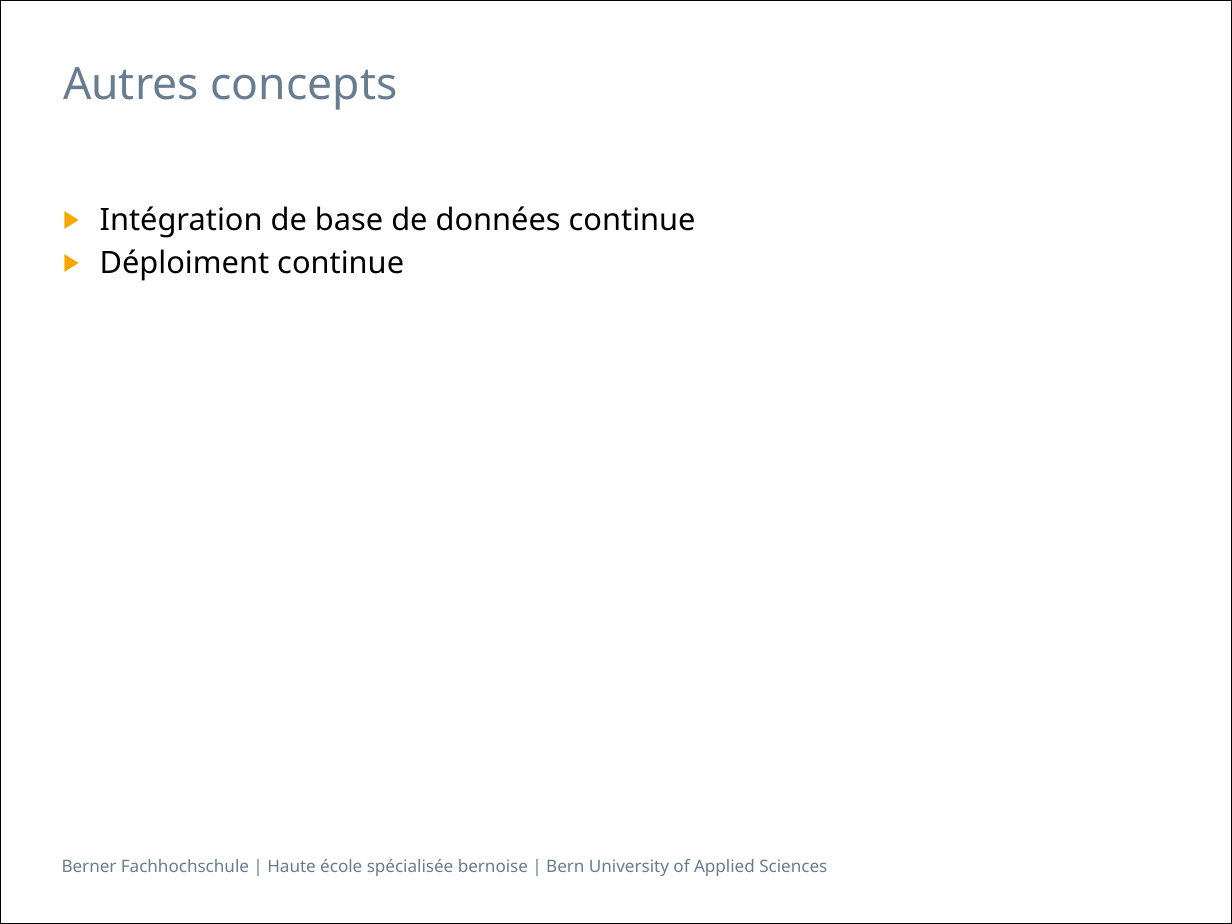
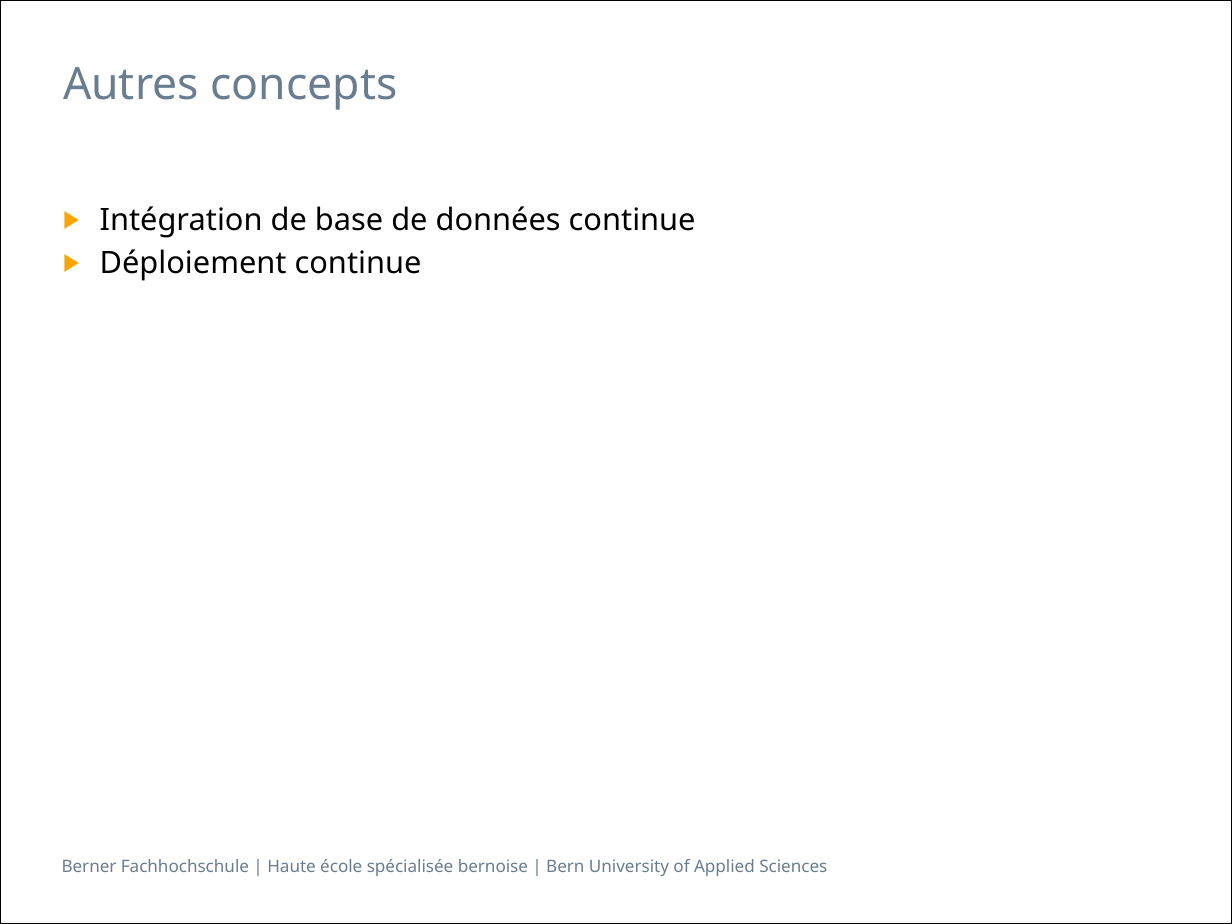
Before and after one commit to h3ll5ur7er/InfoSeminar, a slide deck: slide 13 of continuousIntegration/Infseminar_IntegrationContinue_aescd5.pptx. Drawn at 1232x924 pixels with LibreOffice and Linux fonts; fonts in the diff are those of the drawing. Boxes give left, top, right and bottom in pixels: in the first picture for what was removed or moved away, otherwise in the second. Text is boxed around its words. In the diff, an @@ line names an element or a change of style, - is before the commit and + after.

```diff
--- a/continuousIntegration/Infseminar_IntegrationContinue_aescd5.pptx
+++ b/continuousIntegration/Infseminar_IntegrationContinue_aescd5.pptx
@@ text at <box>100,249,422,281</box>: text changed @@
-▶ Déploiment continue
+▶ Déploiement continue
```
Also in this commit, not shown: 11 other slides changed, 1 other file.
